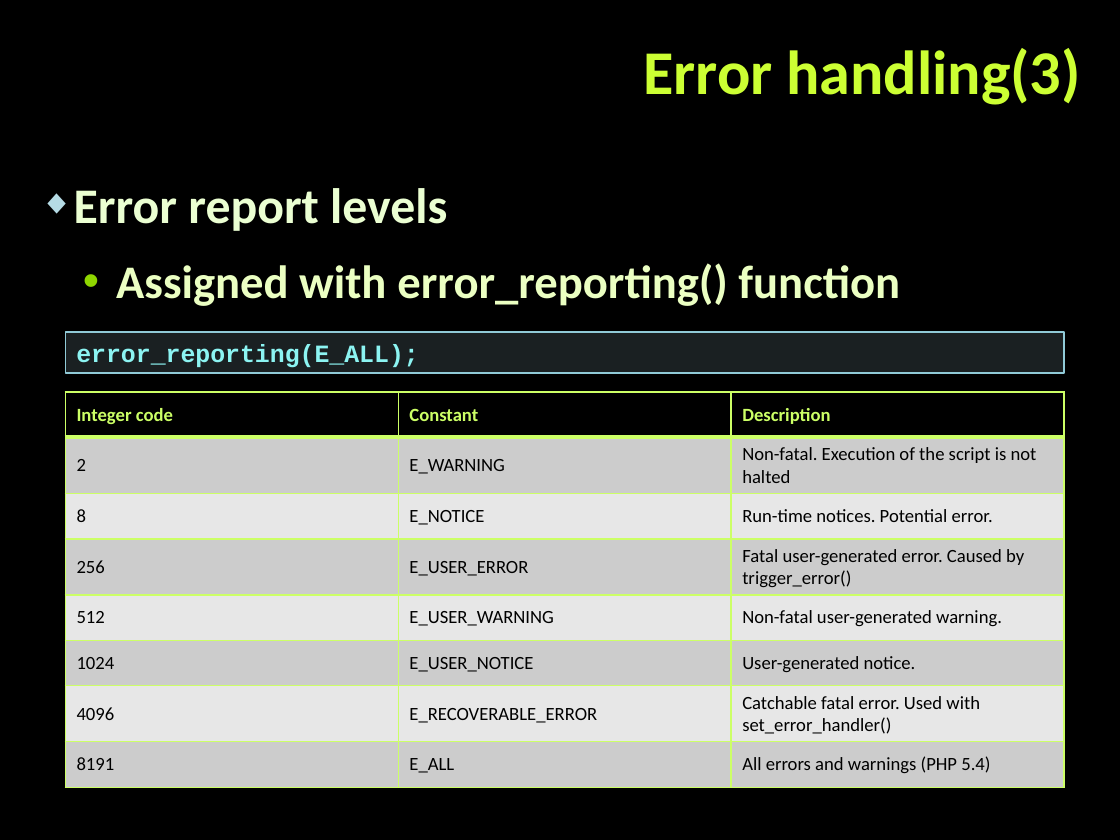
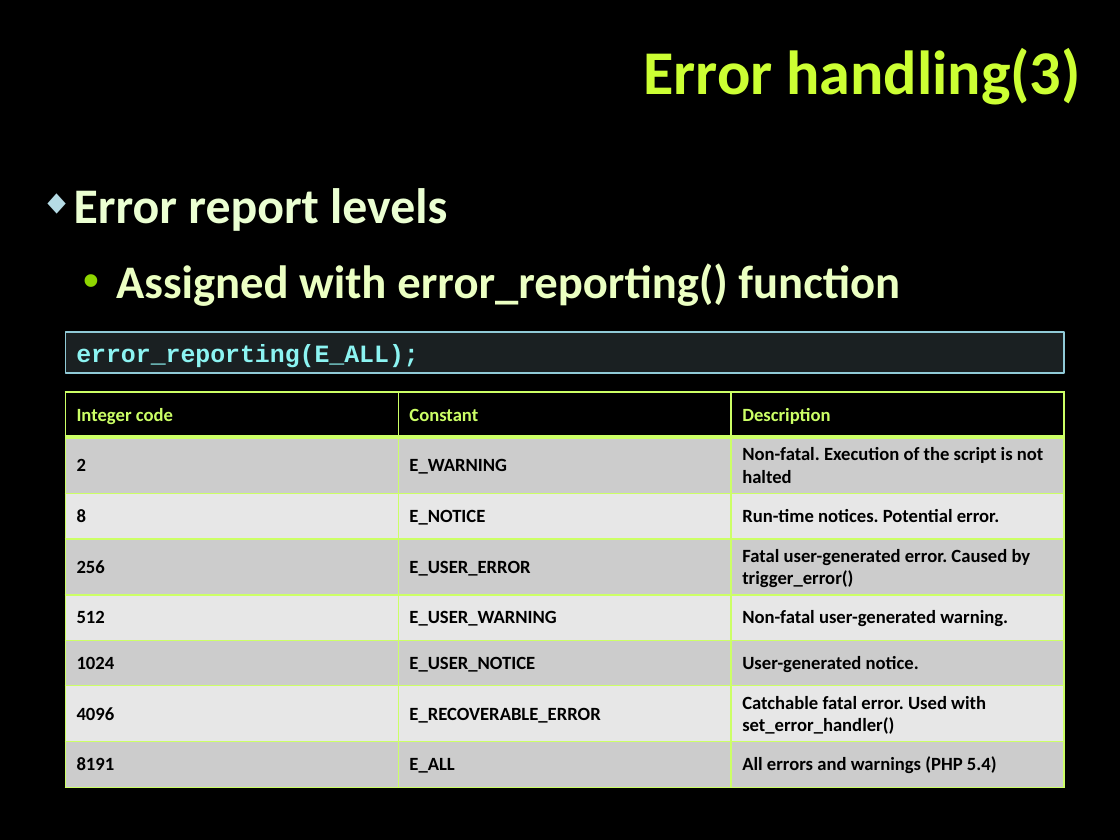
Before and after one commit to tanzhur/PHP_MVC-seminar, a slide deck: slide 28 of PHP_MVC.pptx (slide 29 before the commit). Drawn at 1120x840 pixels with LibreOffice and Linux fonts; fonts in the diff are those of the drawing; background and template pictures are left out. Boxes give left, top, right and bottom in pixels: in the first picture for what was removed or moved away, otherwise in the second. Text is boxed around its words. In the diff, an @@ line names an element or a change of style, - is before the commit and + after.

```diff
--- a/PHP_MVC.pptx
+++ b/PHP_MVC.pptx
@@ table at [65, 392, 1063, 787] @@
@@ bold on @@
```
Also in this commit, not shown: 24 other slides changed, 6 slides added, 2 slides removed.
